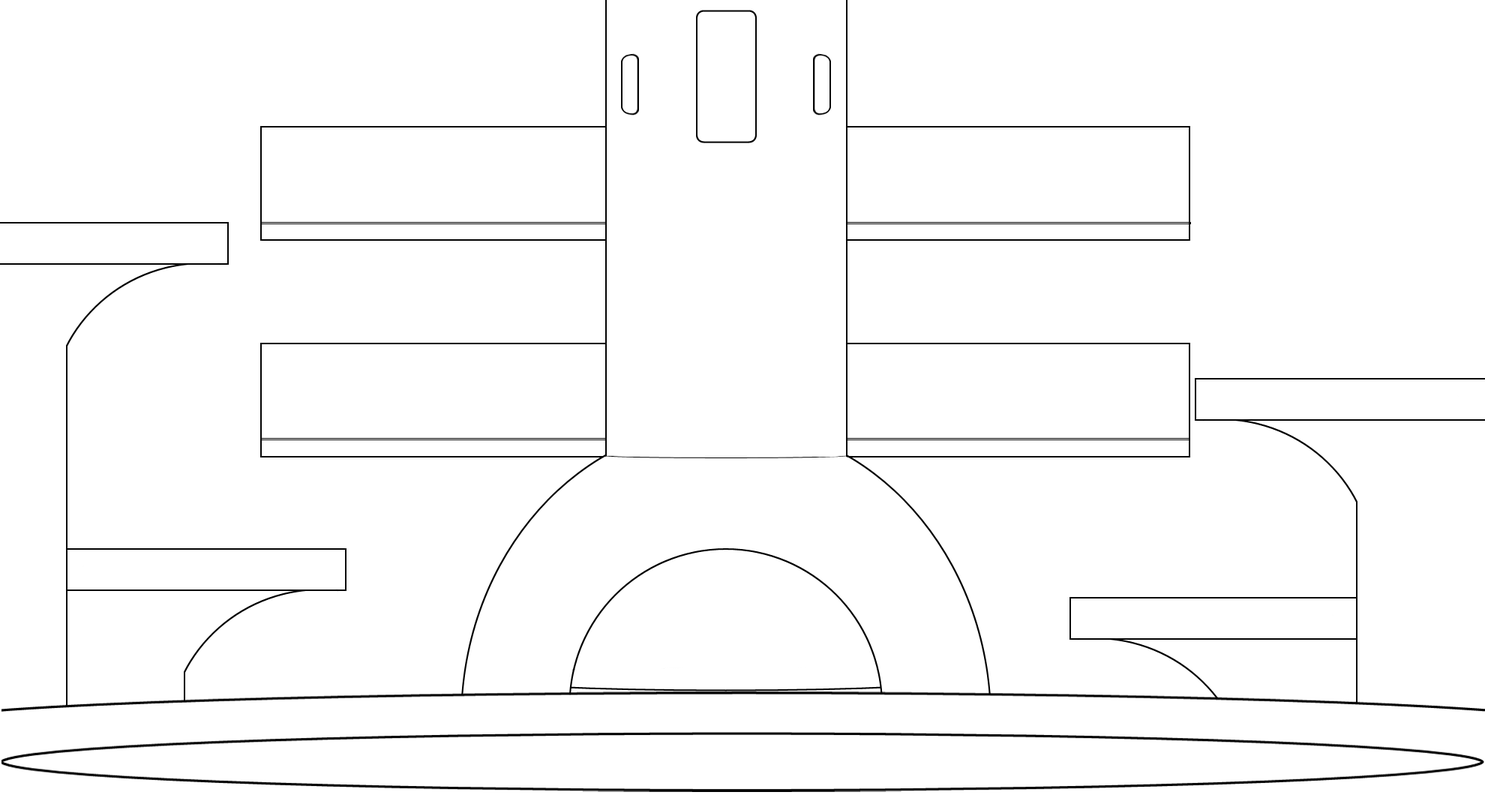
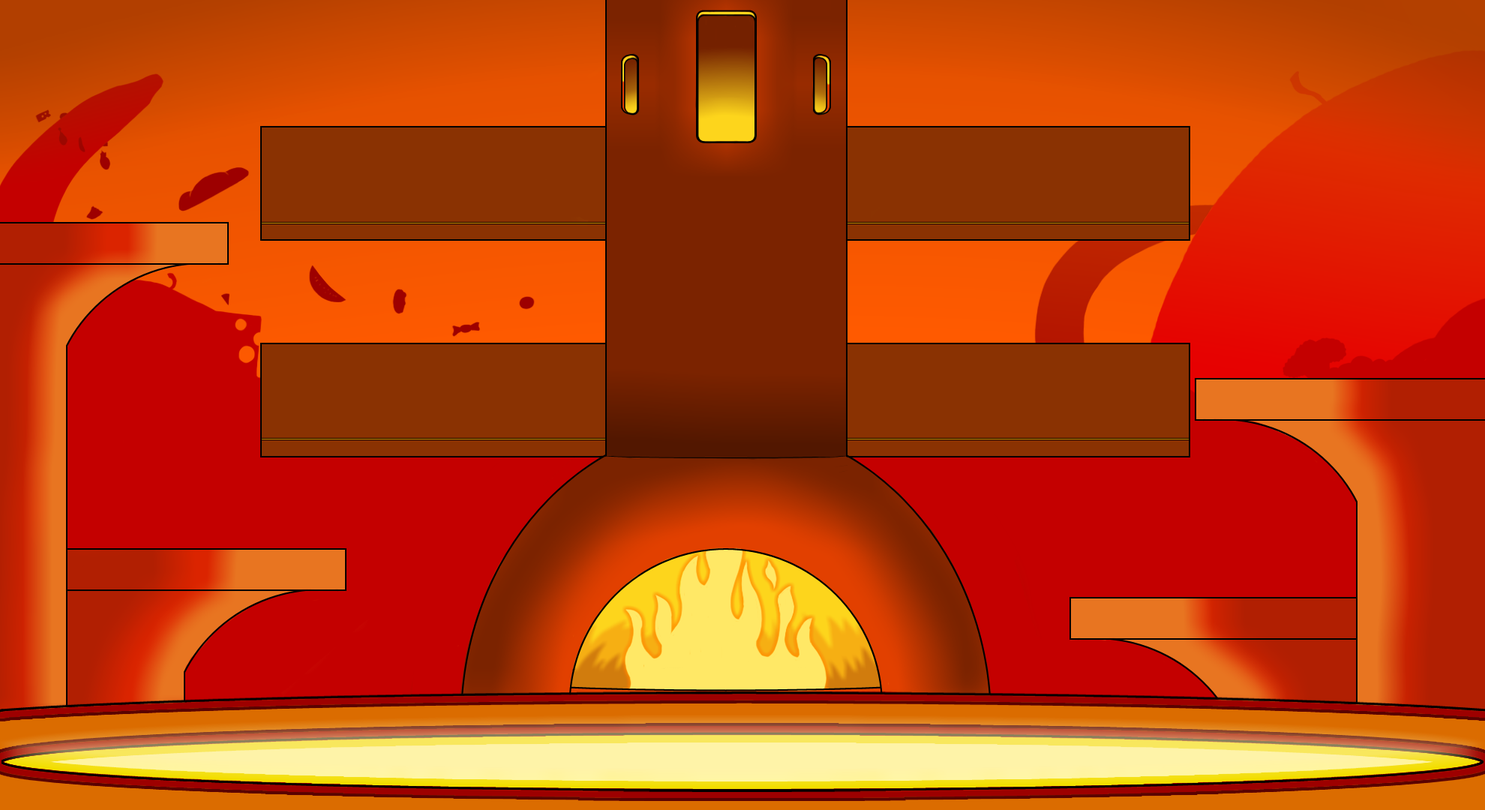
Layered file, before and after one edit (1485px x 810px). Changes by layer:
added layer "DanceFloorLight" (54%) above "DanceFloor" over [0,714,1485,787]
painted on "DanceFloor" over [0,693,1485,810]
added layer "DanceFloorColor" above "PlatformsShade2" over [4,735,1481,790]
added layer "PlatformsShade2" above "PlatformsShade" over [23,222,1412,745]
added layer "PlatformsShade" above "Fire" over [0,222,1485,799]
added layer "Fire" above "Fire2" over [624,547,828,692]
added layer "Fire2" above "ChimneyShadows2" over [620,547,831,696]
added layer "ChimneyShadows2" above "ChimneyShadows" over [575,367,848,535]
added layer "ChimneyShadows" above "ChimneyColor5" over [402,0,1045,765]
added layer "Chimney Color4" (73%) above "Chimney Color3" over [546,609,930,736]
added layer "Chimney Color3" above "ChimneyColor22" over [569,547,890,693]
added layer "ChimneyColor21" (71%) above "ChimneyColor2" over [544,46,880,271]
added layer "ChimneyColor2" above "ChimneyColor" over [619,9,832,145]
added layer "ChimneyColor" above "RailsColor" over [456,0,991,699]
added layer "RailsColor" above "Platform Colors" over [261,222,1190,441]
added layer "Platform Colors" above "Balcony Colors" over [0,222,1485,734]
added layer "Balcony Colors" above "DarkSky" over [261,126,1190,457]
added layer "DarkSky" (61%) above "FoodDecorationsFlying" over [0,0,1485,189]
added layer "FoodDecorationsFlying" above "Food Decorations" over [35,108,536,338]
added layer "Food Decorations" above "Sky" over [0,69,1485,810]
added layer "Sky" (72%) above "Food Planet Ring" over [0,0,1485,414]
added layer "Food Planet Ring" (77%) above "FoodPlanet" over [1034,204,1216,409]
added layer "FoodPlanet" above "BackgroundColor" over [1130,49,1485,532]
added layer "BackgroundColor" above "Sketch" over [0,0,1485,810]
…and 5 more changes (2 added, 2 painted, 1 removed, 2 renamed)
